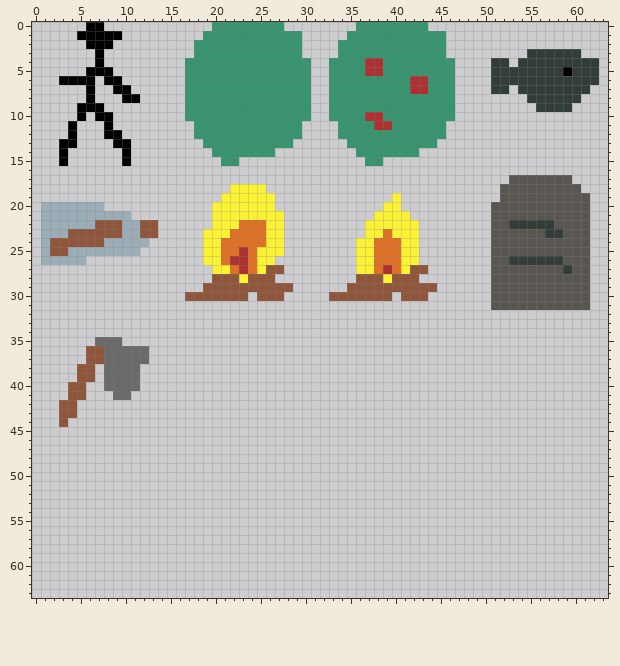
Two versions of one pixel-art sprite, Assets/textures/game_objects.png. This is how it looked before the edit.
The file is 64x64 pixels.
After the commit:
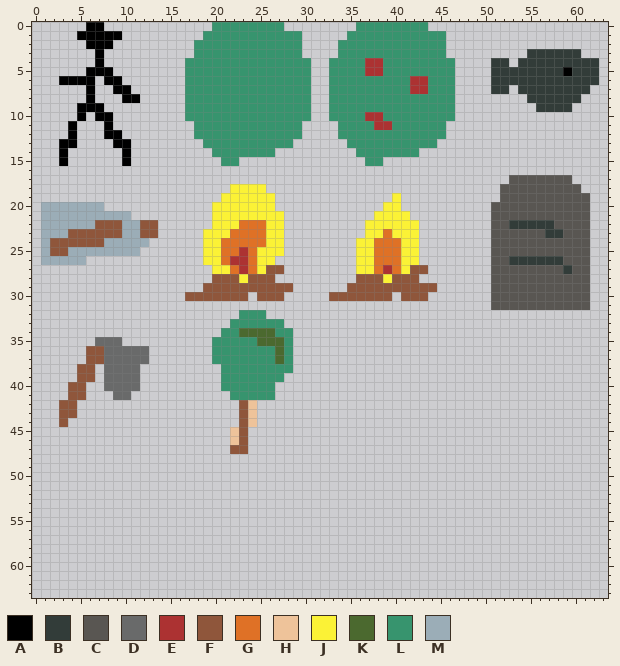
Palette (. is transparent): A #000000  B #323c39  C #595652  D #696a6a  E #ac3232  F #8f563b  G #df7126  H #eec39a  J #fbf236  K #4b692f  L #37946e  M #9badb7
Diff:
@@ x 18..30 @@
 31 .............
-32 .............
-33 .............
-34 .............
-35 .............
-36 .............
-37 .............
-38 .............
-39 .............
-40 .............
-41 .............
-42 .............
-43 .............
-44 .............
-45 .............
-46 .............
-47 .............
+32 .....LLL.....
+33 ....LLLLLL...
+34 ...LLKKKKLL..
+35 ..LLLLLKKKL..
+36 ..LLLLLLLKL..
+37 ..LLLLLLLKL..
+38 ...LLLLLLLL..
+39 ...LLLLLLL...
+40 ...LLLLLL....
+41 ....LLLLL....
+42 .....FH......
+43 .....FH......
+44 .....FH......
+45 ....HF.......
+46 ....HF.......
+47 ....FF.......
 48 .............
